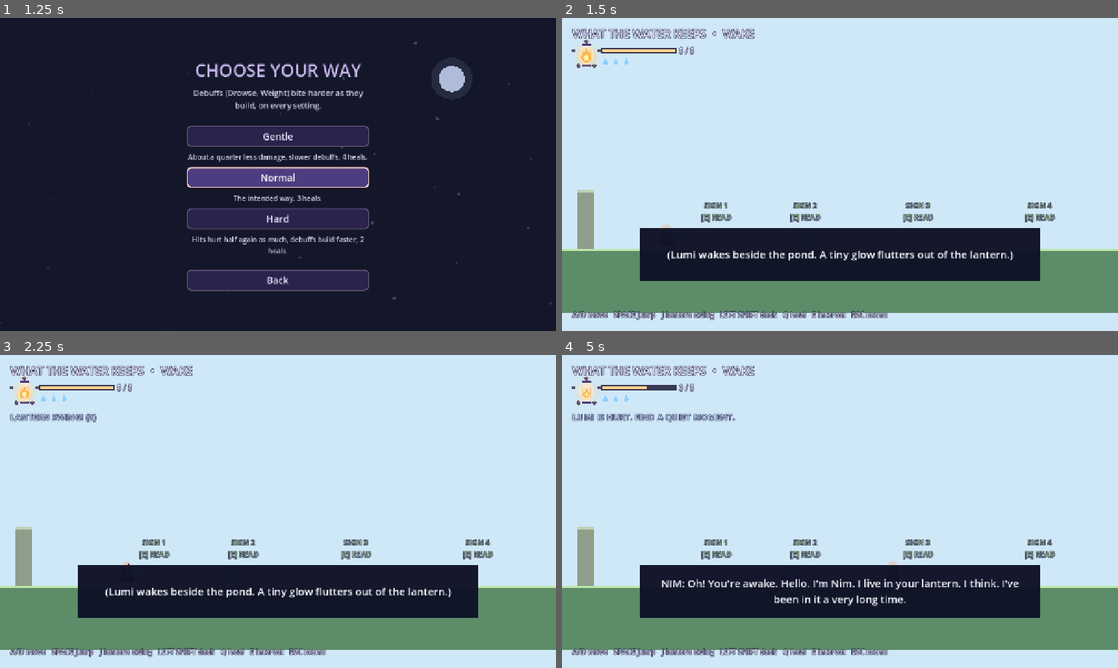
Above: before the commit, frames 1-4 (two rows, left to right).
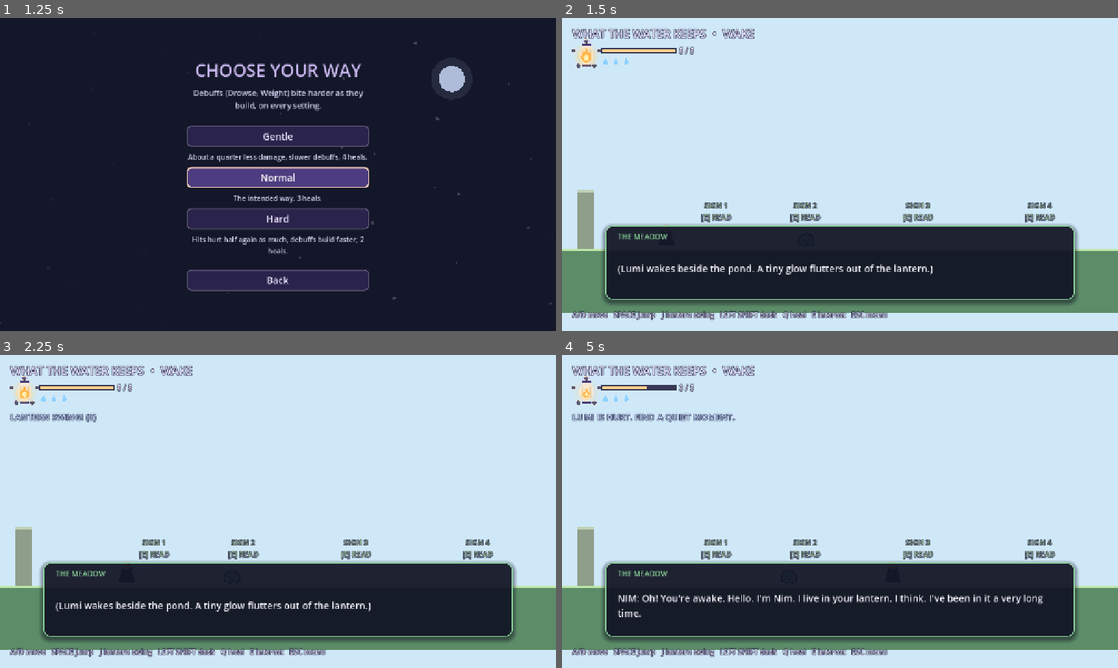
Above: after the commit, the same moments.

Repository: Lunatic5202/what-the-water-keeps
Game: Godot game, scene res://scenes/main.tscn
Same seed, same stepped clock (60 frames per second), same inputs: the game is played once before the commit and once after it.
Inputs:
- Up to frame 1 (1.25 s): click "New Game" at 0.5 s
- Up to frame 2 (1.5 s): click "Normal" at 1.25 s
- Up to frame 3 (2.25 s): tap Enter at 2 s; hold D (move_right) from 2.03 s (still down); tap J (attack) at 2.1 s
- Up to frame 4 (5 s): tap Space (jump) at 2.27, 3.02, 4.25, 4.52 s; tap Shift (dash) at 2.85 s; release D (move_right) at 3.53 s; hold A (move_left) 3.53-4.28 s; tap T (enter_region) at 3.6 s; hold D (move_right) from 4.28 s (still down); tap I (guard) at 4.35 s

Frame 1 is identical in both runs. In frame 2, 11% of the frame differs, in the area x 7-93%, y 66-92%; in frame 3, 11%; in frame 4, 12%.

Commit message:
Polish translucent dialogue panel and location label

Diff:
--- a/scripts/main.gd
+++ b/scripts/main.gd
@@ -11,8 +11,9 @@
 var stats_label: Label
 var hud_layer: CanvasLayer
 var prompt_label: Label
-var dialogue_panel: ColorRect
+var dialogue_panel: Panel
 var dialogue_label: Label
+var dialogue_location_label: Label
 var dialogue_target: Node2D
 var interactables: Array[Dictionary] = []
 var dialogue_open := false
@@ -388,21 +389,41 @@
 	prompt_label.add_theme_constant_override("outline_size", 6)
 	hud.add_child(prompt_label)
 
-	dialogue_panel = ColorRect.new()
-	dialogue_panel.position = Vector2(180, 482)
-	dialogue_panel.size = Vector2(920, 124)
-	dialogue_panel.color = Color(0.06, 0.07, 0.15, 0.97)
+	dialogue_panel = Panel.new()
+	dialogue_panel.position = Vector2(100, 478)
+	dialogue_panel.size = Vector2(1080, 170)
 	dialogue_panel.visible = false
+	var dialogue_style := StyleBoxFlat.new()
+	dialogue_style.bg_color = Color(0.07, 0.08, 0.14, 0.88)
+	dialogue_style.border_color = Color(0.55, 0.83, 0.61, 1.0)
+	dialogue_style.set_border_width_all(2)
+	dialogue_style.set_corner_radius_all(16)
+	dialogue_style.shadow_color = Color(0.04, 0.03, 0.10, 0.45)
+	dialogue_style.shadow_size = 12
+	dialogue_style.shadow_offset = Vector2(0, 5)
+	dialogue_panel.add_theme_stylebox_override("panel", dialogue_style)
 	hud.add_child(dialogue_panel)
 
+	dialogue_location_label = Label.new()
+	dialogue_location_label.position = Vector2(28, 12)
+	dialogue_location_label.size = Vector2(1024, 26)
+	dialogue_location_label.text = "THE MEADOW"
+	dialogue_location_label.add_theme_font_size_override("font_size", 17)
+	dialogue_location_label.add_theme_color_override("font_color", Color(0.55, 0.83, 0.61, 1.0))
+	dialogue_location_label.add_theme_color_override("font_outline_color", Color(0.04, 0.03, 0.10, 0.8))
+	dialogue_location_label.add_theme_constant_override("outline_size", 2)
+	dialogue_panel.add_child(dialogue_location_label)
+
 	dialogue_label = Label.new()
-	dialogue_label.position = Vector2(22, 16)
-	dialogue_label.size = Vector2(876, 92)
+	dialogue_label.position = Vector2(28, 43)
+	dialogue_label.size = Vector2(1024, 112)
 	dialogue_label.autowrap_mode = TextServer.AUTOWRAP_WORD_SMART
-	dialogue_label.horizontal_alignment = HORIZONTAL_ALIGNMENT_CENTER
+	dialogue_label.horizontal_alignment = HORIZONTAL_ALIGNMENT_LEFT
 	dialogue_label.vertical_alignment = VERTICAL_ALIGNMENT_CENTER
-	dialogue_label.add_theme_font_size_override("font_size", 24)
+	dialogue_label.add_theme_font_size_override("font_size", 22)
 	dialogue_label.add_theme_color_override("font_color", Color(0.97, 0.97, 1.0))
+	dialogue_label.add_theme_color_override("font_outline_color", Color(0.04, 0.03, 0.10, 0.7))
+	dialogue_label.add_theme_constant_override("outline_size", 1)
 	dialogue_panel.add_child(dialogue_label)
 
 func _create_wake_tutorial() -> void:
@@ -624,6 +645,9 @@
 	if camera == null:
 		return
 	var room: Dictionary = WAKE_ROOMS[index]
+	var room_names := {"meadow": "THE MEADOW", "path": "THE QUIET PATH", "old_moss": "OLD MOSS CLEARING", "ribbon": "THE WIND RIBBON"}
+	if is_instance_valid(dialogue_location_label):
+		dialogue_location_label.text = str(room_names.get(str(room["id"]), "THE WAKE"))
 	camera.limit_left = int(room["cam_left"])
 	camera.limit_right = int(room["cam_right"])
 	# Walking into the next room lets the camera slide over; a respawn that
